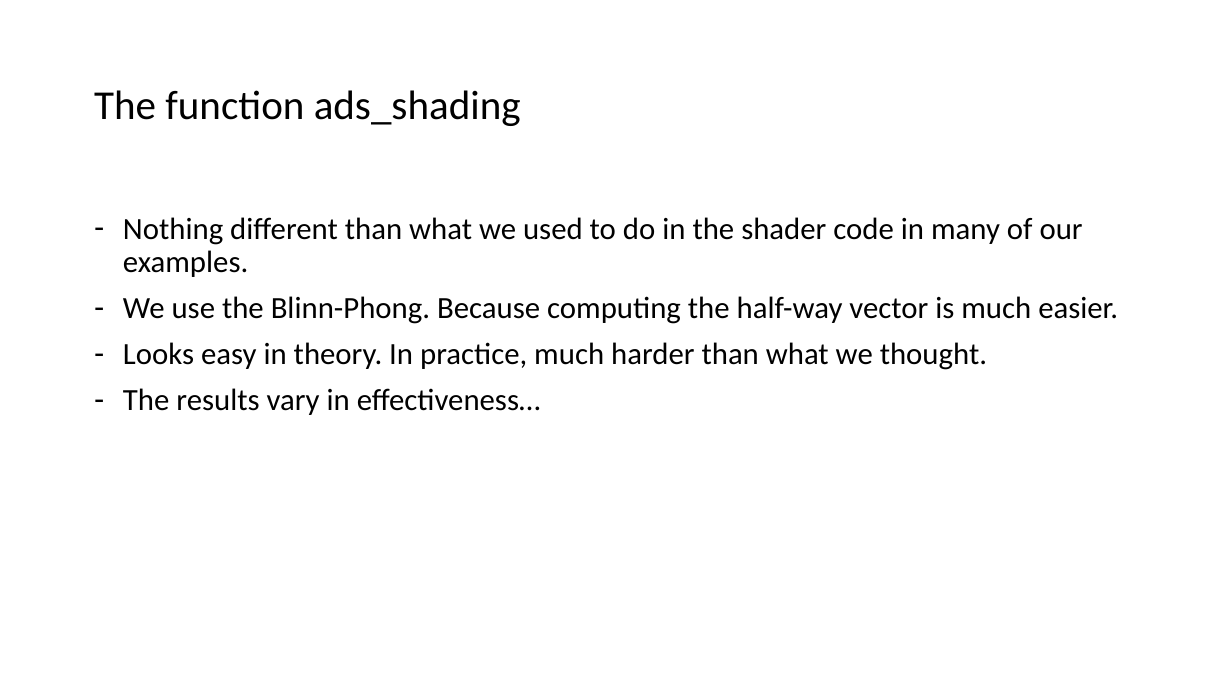
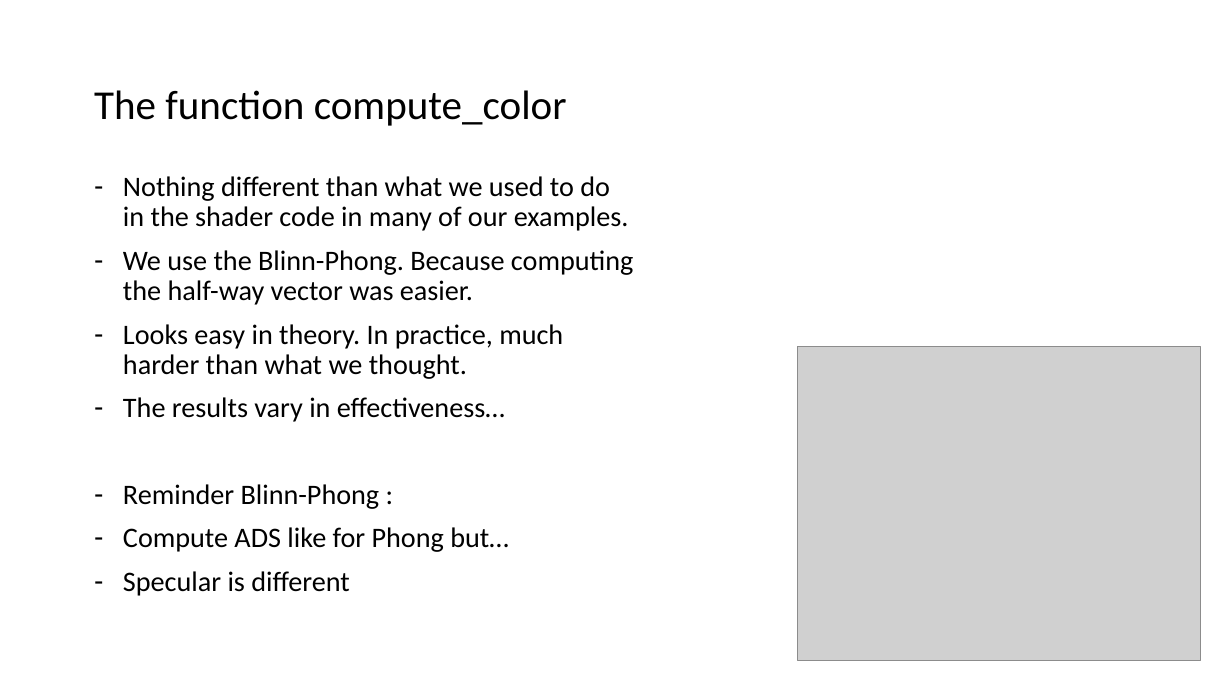
Before and after one commit to lanzrein/raytracing, a slide deck: slide 8 of raytracing.pptx. Drawn at 1232x693 pixels with LibreOffice and Linux fonts; fonts in the diff are those of the drawing; grey boxes stand for pictures. Boxes give left, top, right and bottom in pixels: in the first picture for what was removed or moved away, otherwise in the second. Text is boxed around its words. In the diff, an @@ line names an element or a change of style, - is before the commit and + after.

```diff
--- a/raytracing.pptx
+++ b/raytracing.pptx
@@ title at (x1=94, y1=90, x2=567, y2=126): text changed @@
-The function ads_shading
+The function compute_color
@@ text "Nothing different than what we ..." moved from (x1=123, y1=217, x2=1118, y2=415) to (x1=123, y1=176, x2=633, y2=596) @@
@@ text at (x1=123, y1=176, x2=629, y2=422): size 24 to 22 pt in "Nothing different than what we used to ...", "Looks easy in theory. In practice, much ...", "The results vary in effectiveness…" @@
@@ text at (x1=123, y1=250, x2=633, y2=305): text changed; size 24 to 22 pt @@
-– We use the Blinn-Phong. Because computing the half-way vector is much easier.
+– We use the Blinn-Phong. Because computing the half-way vector was easier.
@@ picture added at (x1=798, y1=347, x2=1201, y2=661) @@
@@ text at (x1=123, y1=484, x2=508, y2=596): paragraphs added @@
+– Reminder Blinn-Phong :
+– Compute ADS like for Phong but…
+– Specular is different
```
Also in this commit, not shown: 2 other slides changed.
